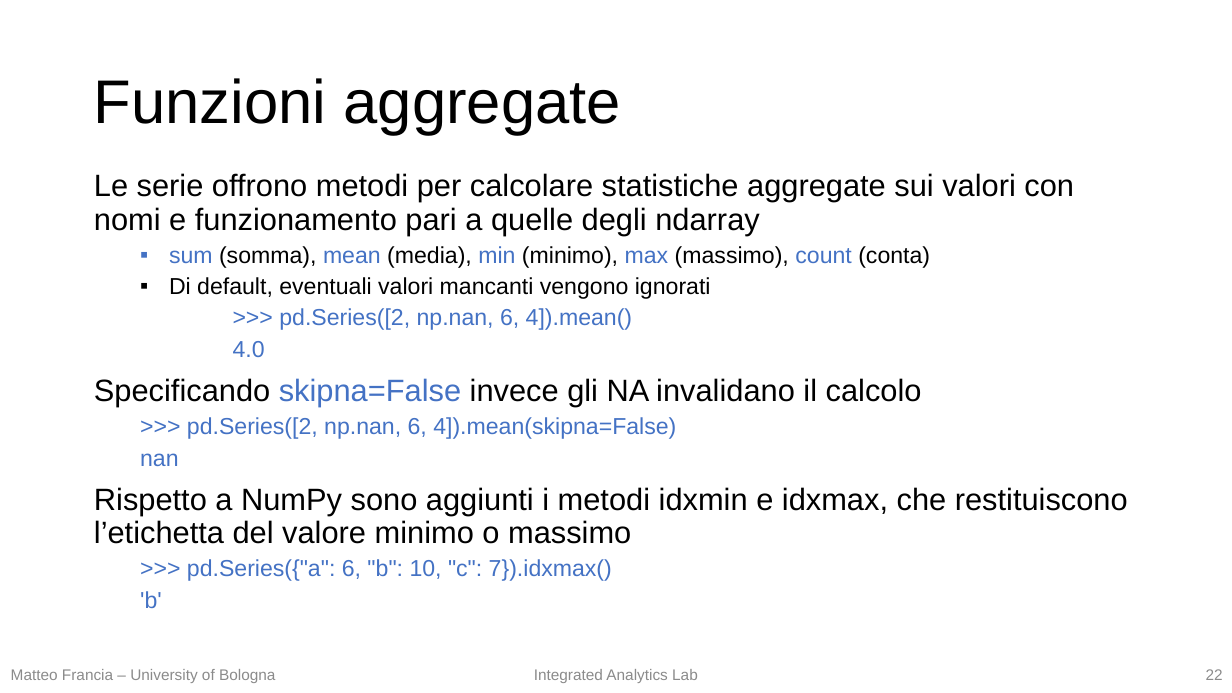
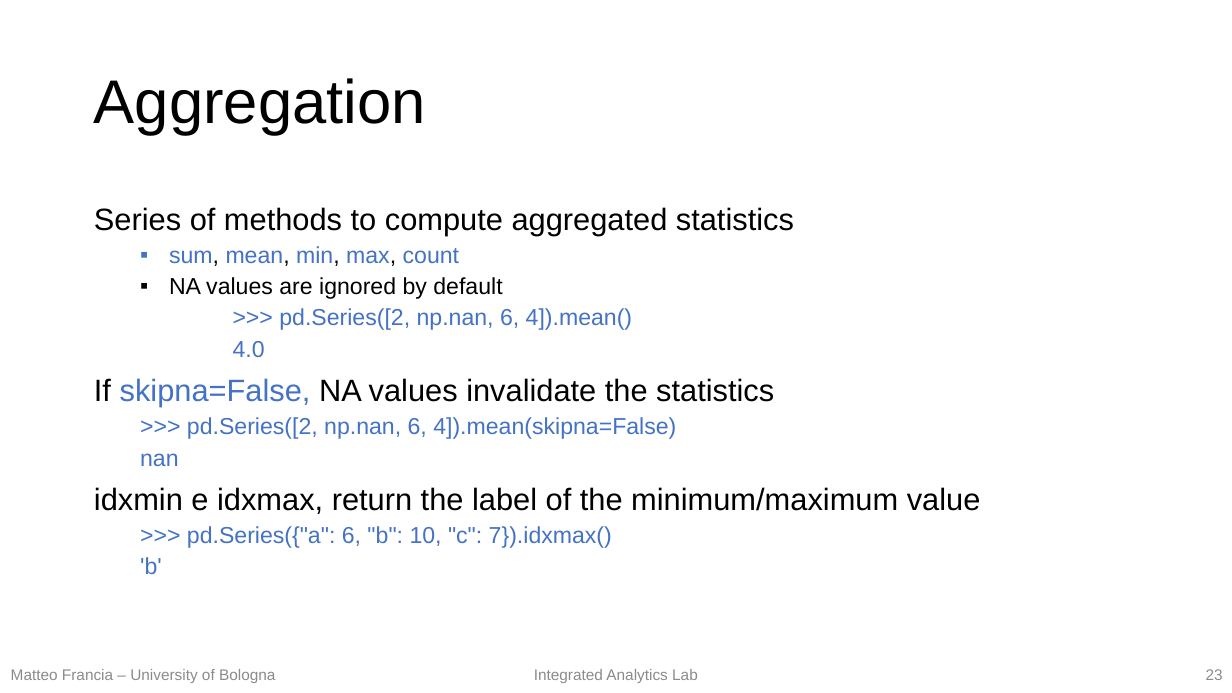
Before and after one commit to w4bo/teaching-handsondatapipelines, a slide deck: slide 23 of 01-MachineLearning/01-slides.pptx (slide 22 before the commit). Drawn at 1232x693 pixels with LibreOffice and Linux fonts; fonts in the diff are those of the drawing. Boxes give left, top, right and bottom in pixels: in the first picture for what was removed or moved away, otherwise in the second. Text is boxed around its words. In the diff, an @@ line names an element or a change of style, - is before the commit and + after.

```diff
--- a/01-MachineLearning/01-slides.pptx
+++ b/01-MachineLearning/01-slides.pptx
@@ title at [94,78,426,135]: text changed @@
-Funzioni aggregate
+Aggregation
@@ text at [94,207,794,299]: text changed @@
-Le serie offrono metodi per calcolare statistiche aggregate sui valori con nomi e funzionamento pari a quelle degli ndarray
-  ▪ sum (somma), mean (media), min (minimo), max (massimo), count (conta)
-  ▪ Di default, eventuali valori mancanti vengono ignorati
+Series of methods to compute aggregated statistics
+  ▪ sum, mean, min, max, count
+  ▪ NA values are ignored by default
@@ text at [94,378,774,407]: text changed @@
-Specificando skipna=False invece gli NA invalidano il calcolo
+If skipna=False, NA values invalidate the statistics
@@ text at [94,487,981,514]: text changed @@
-Rispetto a NumPy sono aggiunti i metodi idxmin e idxmax, che restituiscono l’etichetta del valore minimo o massimo
+idxmin e idxmax, return the label of the minimum/maximum value
@@ page number at [1206,669,1223,680]: text changed @@
-22
+23
```
Also in this commit, not shown: 25 other slides changed, 1 slide added, 1 slide removed, 1 other file.
